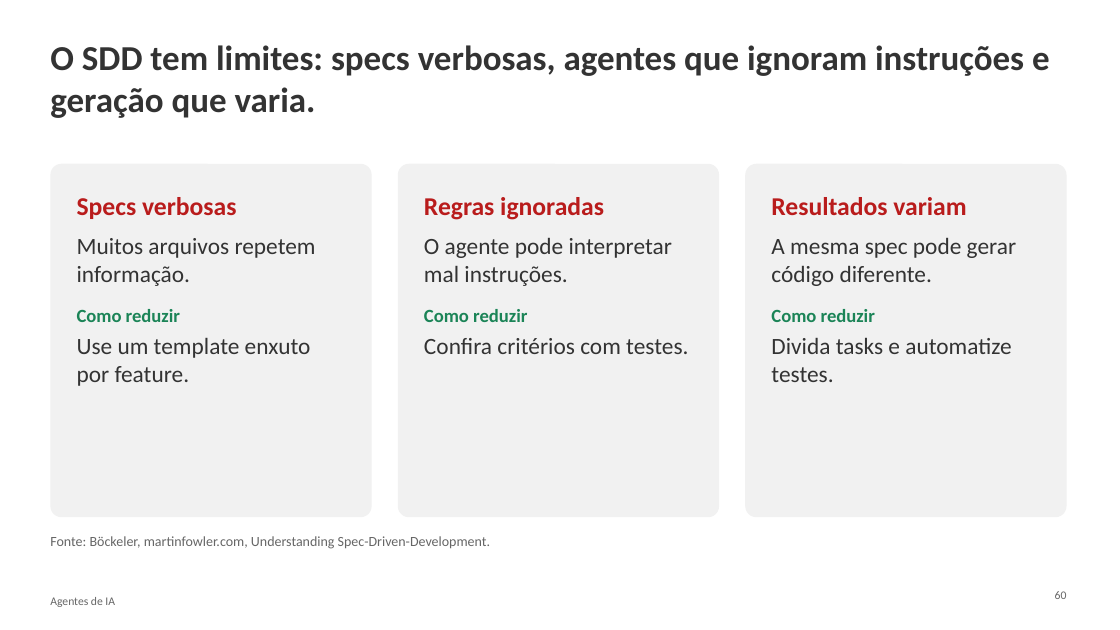
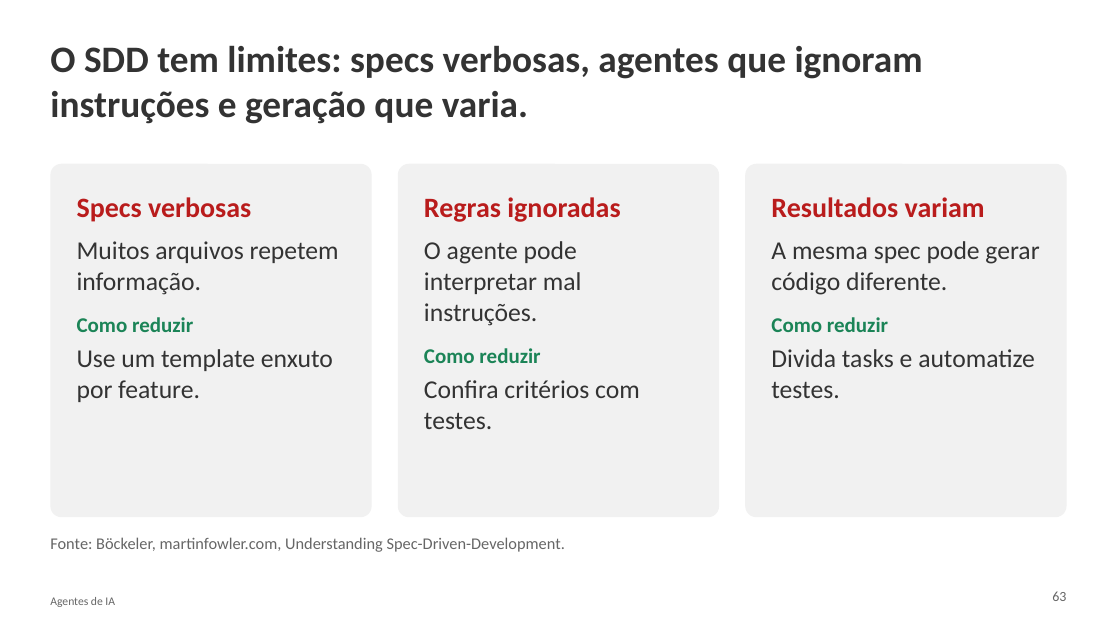
Before and after one commit to thiagoosiqueiraa/univas-minicurso-ia, a slide deck: slide 62 of apresentacao.pptx (slide 60 before the commit). Drawn at 1120x630 pixels with LibreOffice and Linux fonts; fonts in the diff are those of the drawing; background and template pictures are left out. Boxes give left, top, right and bottom in pixels: in the first picture for what was removed or moved away, otherwise in the second. Text is boxed around its words. In the diff, an @@ line names an element or a change of style, - is before the commit and + after.

Commit message:
Aumenta fontes da apresentação

```diff
--- a/apresentacao.pptx
+++ b/apresentacao.pptx
@@ title "O SDD tem limites: specs ..." at (50,45,923,124): size 30 to 32 pt @@
@@ rounded rectangle "Specs verbosas" at (50,164,372,518): size 22 to 24 pt in "Specs verbosas"; size 20 to 22 pt in "Muitos arquivos repetem informação.", "Use um template enxuto por feature."; size 16 to 18 pt in "Como reduzir" @@
@@ rounded rectangle "Regras ignoradas" at (398,164,720,518): size 22 to 24 pt in "Regras ignoradas"; size 20 to 22 pt in "O agente pode interpretar mal instruções.", "Confira critérios com testes."; size 16 to 18 pt in "Como reduzir" @@
@@ rounded rectangle "Resultados variam" at (745,164,1067,518): size 22 to 24 pt in "Resultados variam"; size 20 to 22 pt in "A mesma spec pode gerar código diferente.", "Divida tasks e automatize testes."; size 16 to 18 pt in "Como reduzir" @@
@@ text "Fonte: Böckeler, martinfowler.com, Understanding Spec-Driven ..." at (50,537,565,552): size 12 to 14 pt @@
@@ text at (1052,591,1066,601): text changed; size 10 to 12 pt @@
-60
+63
```
Also in this commit, not shown: 65 other slides changed, 2 slides added.
